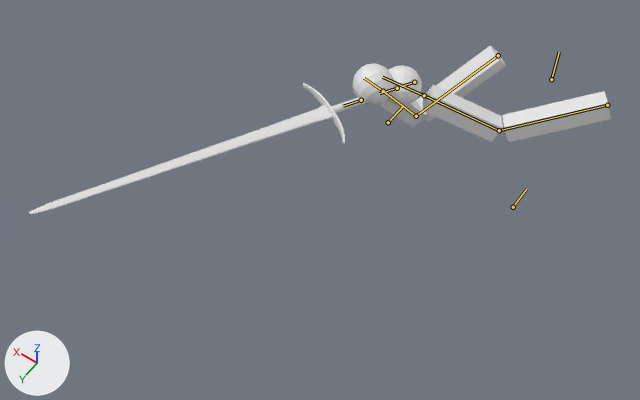
One commit to the Blender file Assets/Models/simple arms v3.blend: the scene before it, then after it.
Camera for both pictures: a 50 mm lens placed at (-9.2, 32.8, 31.2), pointed at (5.4, 12.3, -1.0). The lights are fixed; the arrows at lower left show +X, +Y and +Z. Both versions are drawn at frame 36 of the action 'Light Attack 2'; the numbers are the values there. The bones that bend it are drawn over the model as lines.

Names of what the first picture shows: 'BastardSword1', 'Cube'.
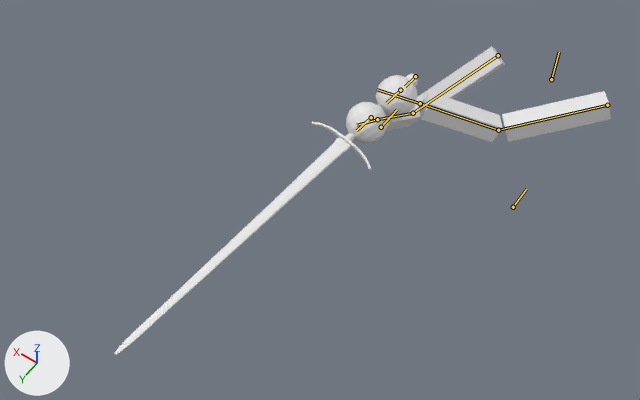
Boxes (x1, y1, x2, y2) around the edits, measured in the pictures (640 x 400 px):
'Cube', posed
    before: (352, 46, 611, 142)
    after: (346, 47, 611, 143)
'BastardSword1', posed
    before: (29, 83, 366, 214)
    after: (114, 74, 418, 355)
bone 'Pole.R', root to tip
    before: (388, 122) to (403, 105)
    after: (381, 127) to (397, 109)
bone 'Sword.Root', root to tip
    before: (414, 82) to (402, 86)
    after: (415, 76) to (405, 86)

The change in detail:
Bone 'ArmIK.R' (bone_armik_r) moves from (-0.05, -3.09, 3.5) to (0.33, -3.74, 3.76).
Bone 'Pole.R' (bone_pole_r) moves from (1.74, -3.62, 1.01) to (1.47, -4.1, 1.06).
Bone 'ArmIK.L' (bone_armik_l) moves from (-0.02, -2.58, -9.47) to (-0.08, -2.93, -9.38).
Bone 'Sword.Root' (bone_sword_root) moves from (-0.73, -1.61, 2.88) to (-0.73, -1.41, 2.88).
Bone 'Sword.Root' (bone_sword_root) turns from (71, 64, -15) to (84, 80, -18) degrees about its own x, y and z.
